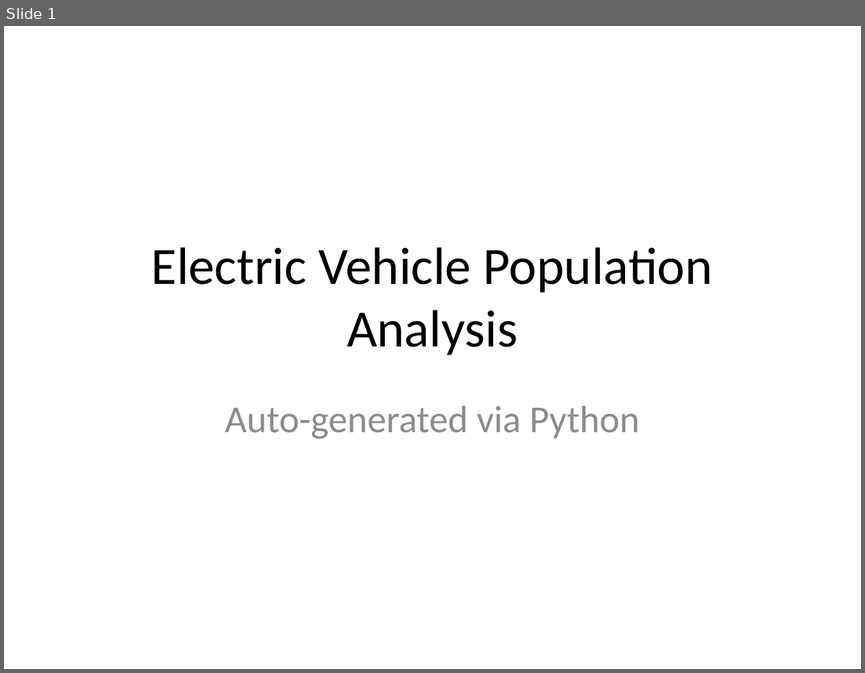
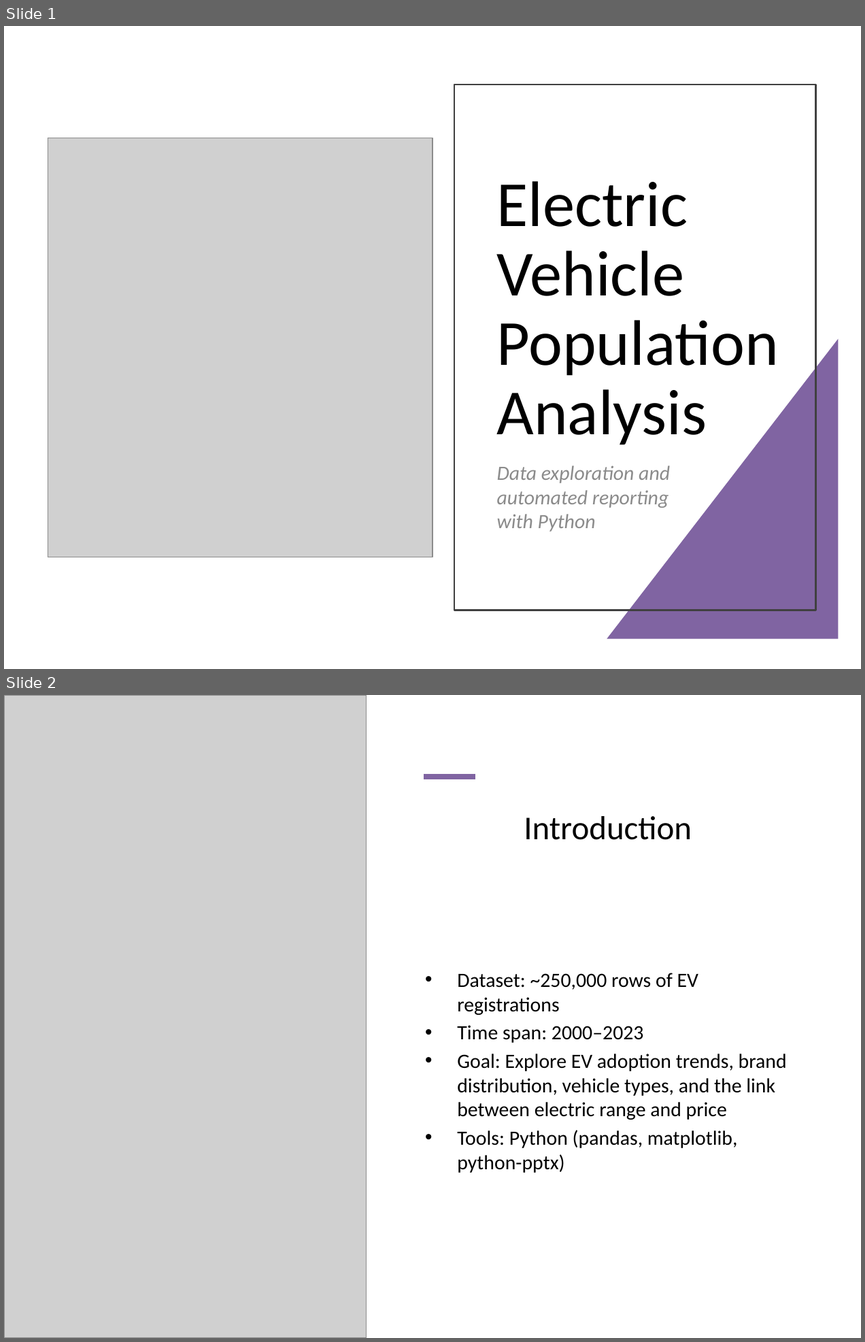
Before and after one commit to melikaniaz/ev-population-analysis, a slide deck: EV_Report.pptx. Shown one above the other, each under a label of ours: slide 1 before the commit, slides 1 and 2 after it. The pictures are 865x673 and 865x1342 pixels, drawn with LibreOffice and Linux fonts; fonts in the diff are those of the drawing; grey boxes stand for pictures. Boxes give left, top, right and bottom in pixels: in the first picture for what was removed or moved away, otherwise in the second. Text is boxed around its words. In the diff, an @@ line names an element or a change of style, - is before the commit and + after.

Commit message:
Update PowerPoint report with new design and insights

```diff
--- a/EV_Report.pptx
+++ b/EV_Report.pptx
@@ slide 2 added at [4,695,861,1338], background #FFFFFF @@
@@ picture added at [4,695,366,1338] @@
@@ line added from (424, 777) to (475, 777), #8064A2 4.5 pt @@
@@ title added at [524,816,691,840], 28 pt, text #000000 @@
+Introduction
@@ text added at [457,972,787,1172], 17 pt, text #000000 @@
+• Dataset: ~250,000 rows of EV registrations
+• Time span: 2000–2023
+• Goal: Explore EV adoption trends, brand distribution, vehicle types, and the link between electric range and price
+• Tools: Python (pandas, matplotlib, python-pptx)
@@ slide 1 changed as well @@
@@ rectangle added at [454,84,815,609], outline #404040 1.5 pt @@
@@ title "Electric Vehicle Population Analysis": place and size @@
-title "Electric Vehicle Population Analysis" at [152,247,713,355]
+title "Electric Vehicle Population Analysis" at [497,181,779,445]
@@ title "Electric Vehicle Population Analysis" at [497,181,779,445]: size 44 to 54 pt; alignment centre to left; line spacing 1 to 0.9; vertical alignment middle to bottom @@
@@ picture added at [48,138,432,556] @@
@@ right triangle added at [606,339,838,639], fill #8064A2 @@
@@ subtitle at [497,465,670,531]: text changed; size 32 to 17 pt; italic on @@
-Auto-generated via Python
+Data exploration and automated reporting with Python
```
Also in this commit, not shown: 1 other slide changed, 4 other slides added, 3 slides removed.
